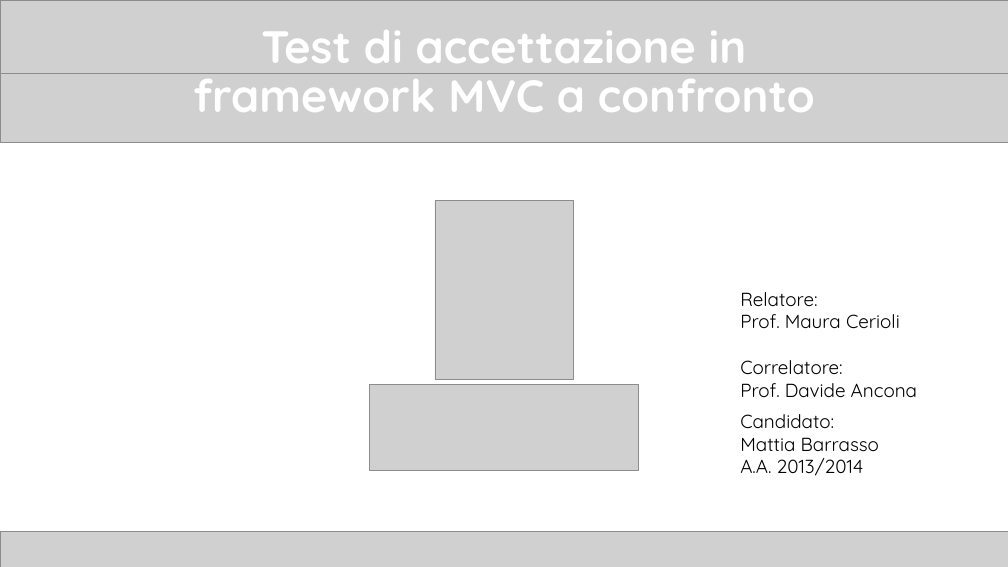
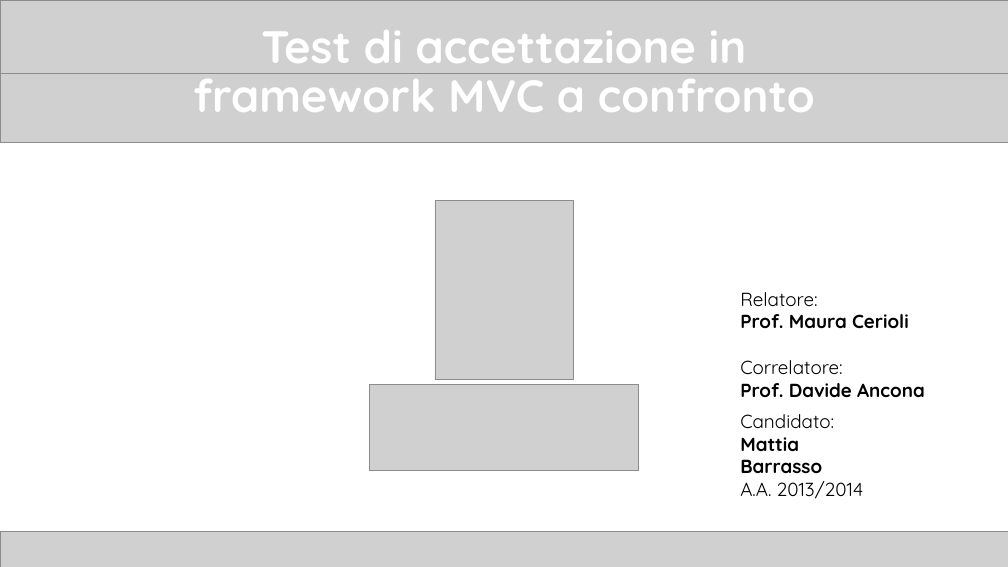
Before and after one commit to TTia/xblog-thesis, a slide deck: slide 1 of Presentazione.pptx. Drawn at 1008x567 pixels with LibreOffice and Linux fonts; fonts in the diff are those of the drawing; grey boxes stand for pictures. Boxes give left, top, right and bottom in pixels: in the first picture for what was removed or moved away, otherwise in the second. Text is boxed around its words. In the diff, an @@ line names an element or a change of style, - is before the commit and + after.

```diff
--- a/Presentazione.pptx
+++ b/Presentazione.pptx
@@ text at box(740, 314, 925, 397): bold on in "Prof. Maura Cerioli", "Prof. Davide Ancona" @@
@@ text at box(740, 437, 822, 473): bold on in "Mattia Barrasso" @@
```
Also in this commit, not shown: 8 other slides changed, 4 other files.
